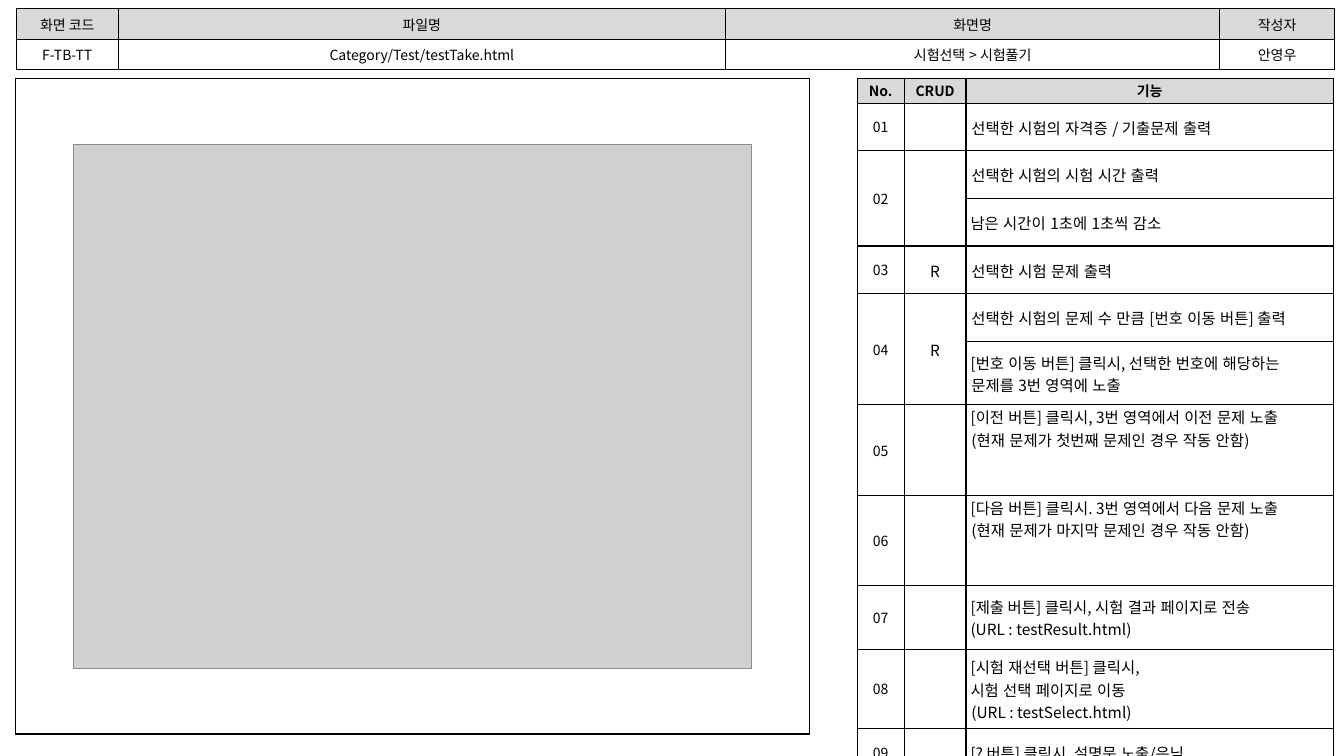
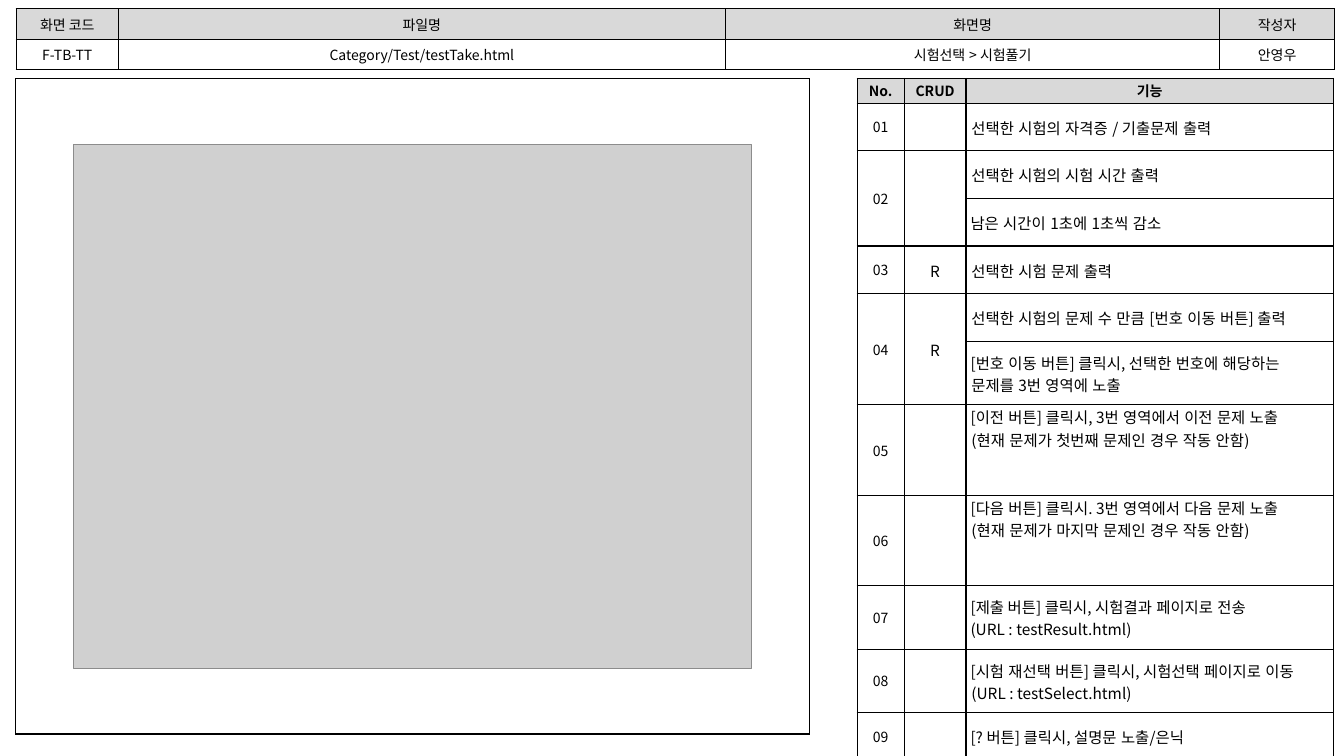
Before and after one commit to index506/cosmo6th_3thGroup, a slide deck: slide 5 of Text/02.화면설계도/3th_Project_화면 설계도(6기_안영우).pptx. Drawn at 1344x756 pixels with LibreOffice and Linux fonts; fonts in the diff are those of the drawing; grey boxes stand for pictures. Boxes give left, top, right and bottom in pixels: in the first picture for what was removed or moved away, otherwise in the second. Text is boxed around its words. In the diff, an @@ line names an element or a change of style, - is before the commit and + after.

```diff
--- a/Text/02.화면설계도/3th_Project_화면 설계도(6기_안영우).pptx
+++ b/Text/02.화면설계도/3th_Project_화면 설계도(6기_안영우).pptx
@@ table at (857,79,1333,750) @@
-row 10, column 3: [제출 버튼] 클릭시, 시험 결과 페이지로 전송 / (URL : testResult.html)
+row 10, column 3: [제출 버튼] 클릭시, 시험결과 페이지로 전송 / (URL : testResult.html)
-row 11, column 3: [시험 재선택 버튼] 클릭시, 시험 선택 페이지로 이동 (URL : testSelect.html)
+row 11, column 3: [시험 재선택 버튼] 클릭시, 시험선택 페이지로 이동 (URL : testSelect.html)
```
Also in this commit, not shown: 2 other slides changed, 2 other files.
